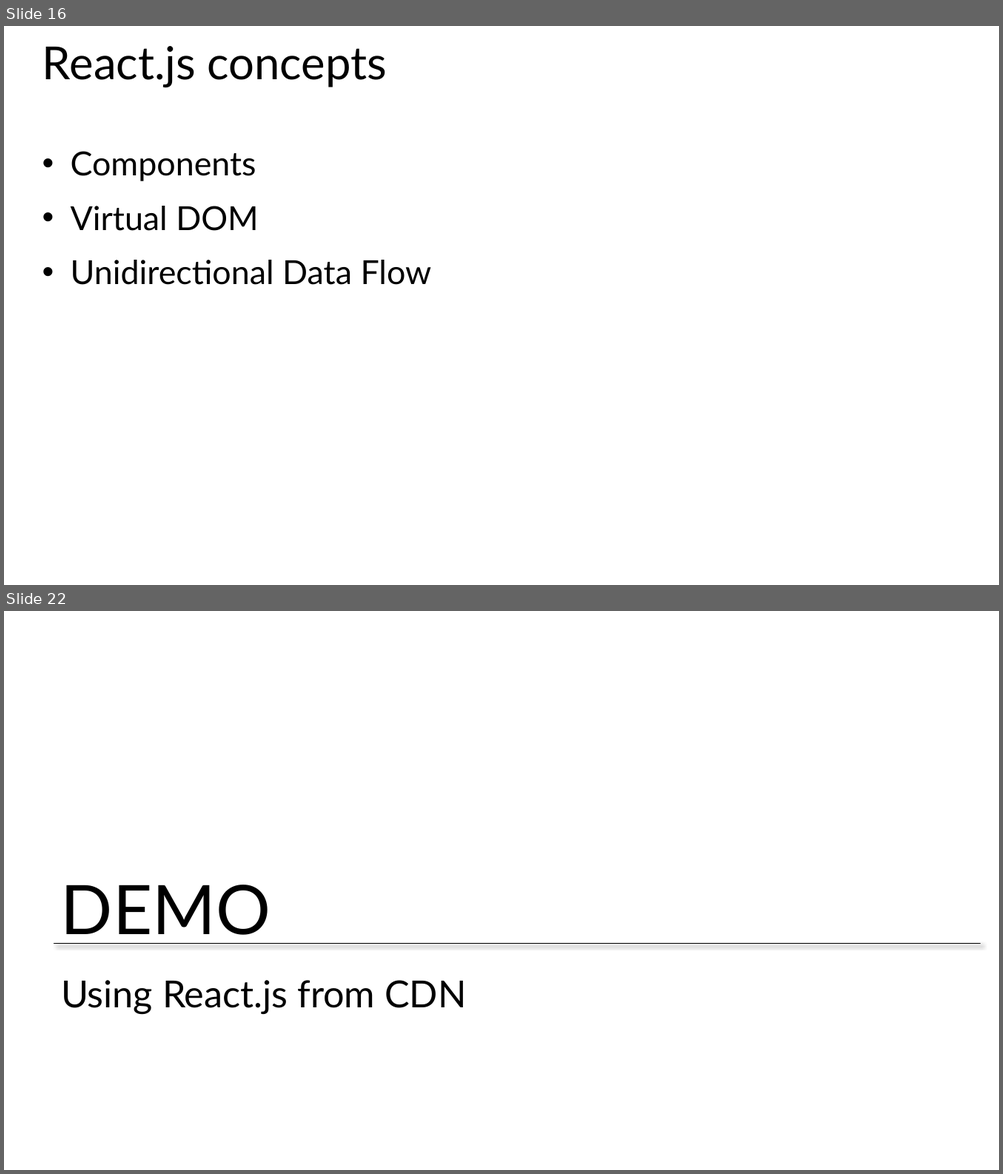
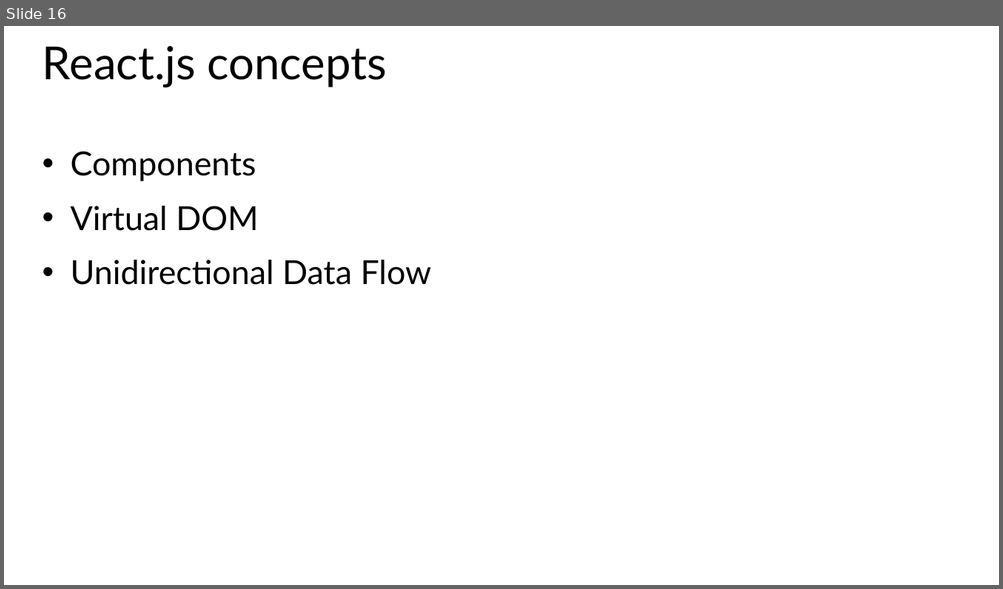
Before and after one commit to MicrosoftLearning/ReactJS, a slide deck: Slides/1 - Introducing React.pptx. Shown one above the other, each under a label of ours: slides 16 and 22 before the commit, slide 16 after it; the slides between them are not shown. The pictures are 1003x1174 and 1003x589 pixels, drawn with LibreOffice and Linux fonts; fonts in the diff are those of the drawing; background and template pictures are left out. Boxes give left, top, right and bottom in pixels: in the first picture for what was removed or moved away, otherwise in the second. Text is boxed around its words. In the diff, an @@ line names an element or a change of style, - is before the commit and + after.

```diff
--- a/Slides/1 - Introducing React.pptx
+++ b/Slides/1 - Introducing React.pptx
@@ slide 22 removed at [4,611,999,1170], background #FFFFFF @@
@@ text removed at [61,885,270,944] @@
-DEMO
@@ line removed from (54, 944) to (981, 944) @@
@@ title removed at [61,980,466,1014] @@
-Using React.js from CDN
```
Also in this commit, not shown: 3 other slides removed, 3 other files.
